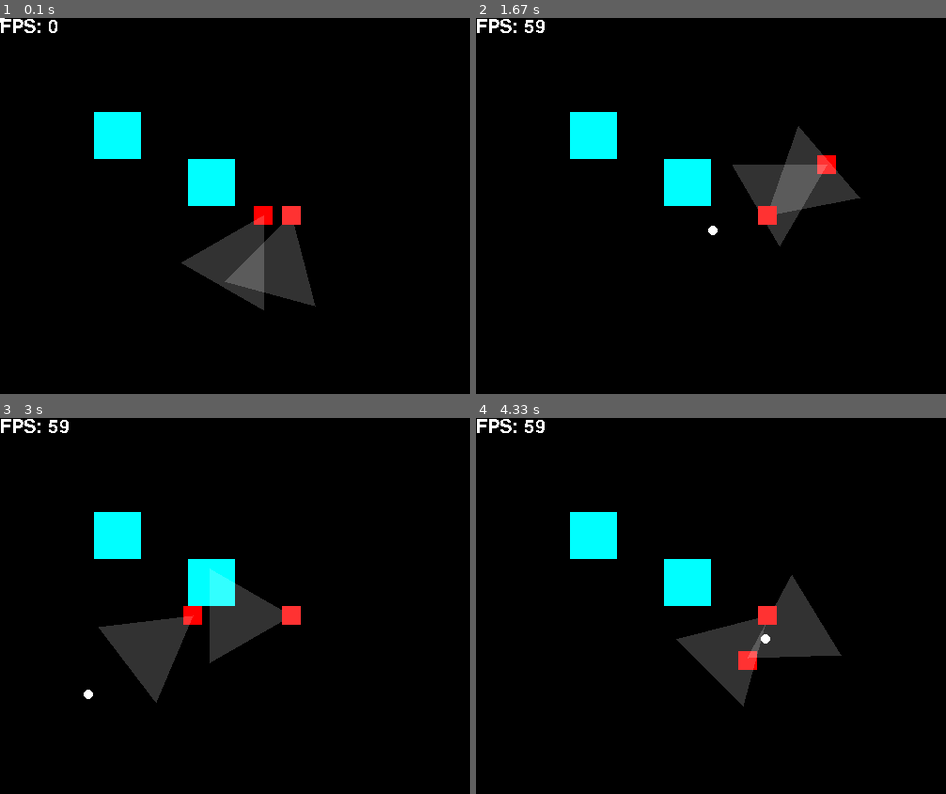
Above: before the commit, frames 1-4 (two rows, left to right).
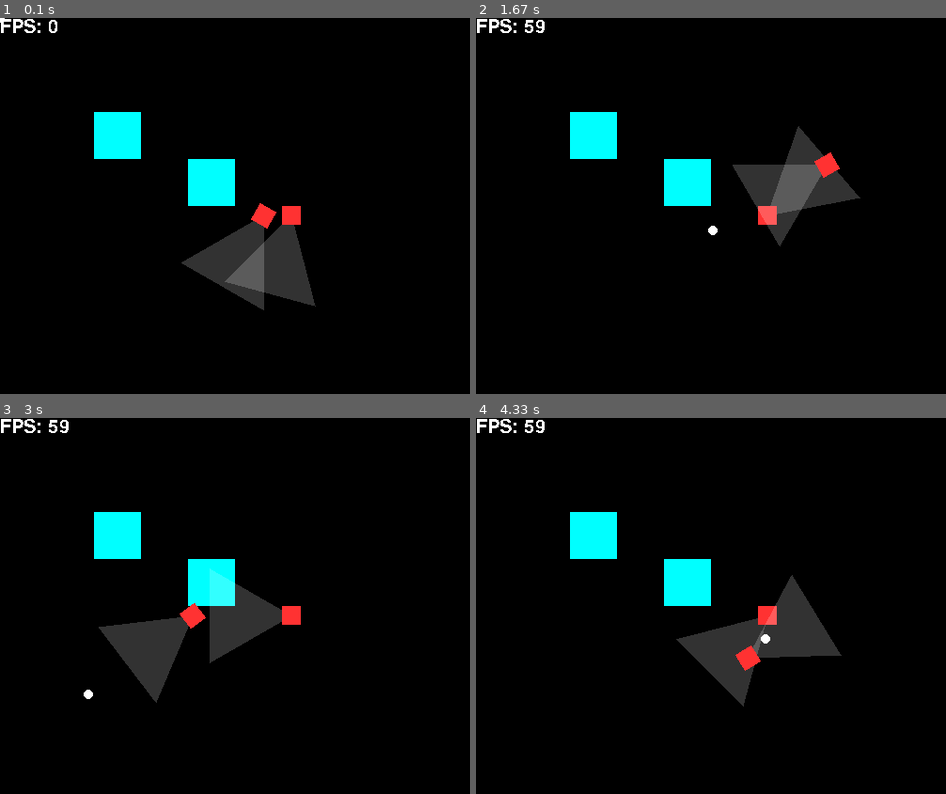
Above: after the commit, the same moments.

Repository: slalomsquid/2DShooter
Game: pygame game, started from main.py
Two runs of this game, one before a commit and one after it. Both use one fixed random seed, a clock stepped at 60 frames per second and the inputs below.
Inputs (mouse positions are in pixels of both pictures, inside the frame that each line leads up to):
- Up to frame 1 (0.1 s): no input
- Up to frame 2 (1.67 s): hold Right 0.33-0.8 s; move the mouse to (692, 221) at 0.37 s; hold Up 0.83-1.13 s; move the mouse to (861, 194) at 0.87 s; hold Right 1.17-1.63 s; move the mouse to (711, 228) at 1.2 s
- Up to frame 3 (3 s): hold Left 1.67-2.2 s; move the mouse to (122, 609) at 1.7 s; hold Down 2.23-2.53 s; move the mouse to (282, 688) at 2.27 s; hold Left 2.57-2.97 s; move the mouse to (89, 696) at 2.6 s
- Up to frame 4 (4.33 s): hold Up 3-3.37 s; move the mouse to (781, 474) at 3.03 s; hold Right 3.4-4.03 s; move the mouse to (884, 737) at 3.43 s; hold Down from 4.07 s (still down); move the mouse to (767, 639) at 4.1 s

The runs differ from the first frame. In frame 1, 0.2% of the frame differs, in the area x 53-59%, y 49-56%; in frame 2, 0.3%, in the area x 60-78%, y 35-55%; in frame 3, 0.2%; in frame 4, 0.2%.

Commit message:
Draw player from player
removed unnecessary drawing of player.rect, instead draw from inside player.process()

Diff:
--- a/main.py
+++ b/main.py
@@ -22,16 +22,18 @@
 
 def draw(player_surface, blocks, enemy_surfaces, mouse_pos, bullets, player, enemies):
     screen.fill((0, 0, 0))
+
     for block in blocks:
         pygame.draw.rect(screen, block.color, block.rect)
 
-    pygame.draw.rect(screen, "red", player.rect)
     for enemy in enemies:
         pygame.draw.rect(screen, "red", enemy.rect)
-    screen.blit(player_surface, (0, 0))
 
     for enemy_surface in enemy_surfaces:
         screen.blit(enemy_surface, (0, 0))
+
+    # draw player after enemies
+    screen.blit(player_surface, (0, 0))
 
     for bullet in bullets:
         pygame.draw.rect(screen, "white", bullet)
--- a/player.py
+++ b/player.py
@@ -22,7 +22,6 @@
         self.walk_to_mouse = False
 
     def handle_movement(self, keys, delta_time, rectangles):
-
         dx = 0
         dy = 0
 
@@ -73,7 +72,6 @@
             if not any(obj.colliderect(new_rect) for obj in rectangles.values()):
                 self.rect = new_rect
 
-
     def handle_mouse(self, mouse_pos, mouse_rel, delta_time):
         pass
         # self.target_rotation = vector_to_angle(np.array(mouse_pos) - np.array([self.x, self.y]))
@@ -96,7 +94,7 @@
 
         pygame.draw.polygon(surface, (255, 255, 255, 50), create_view_cone_polygon(self))
 
-        #pygame.draw.rect(surface, self.color, (self.x - self.size_x//2, self.y - self.size_y//2, self.size_x, self.size_y))
+        draw_rotated_rect(surface, self.color, (self.x - self.size_x//2, self.y - self.size_y//2, self.size_x, self.size_y), self.rotation, (self.x, self.y))
 
         return surface
 
